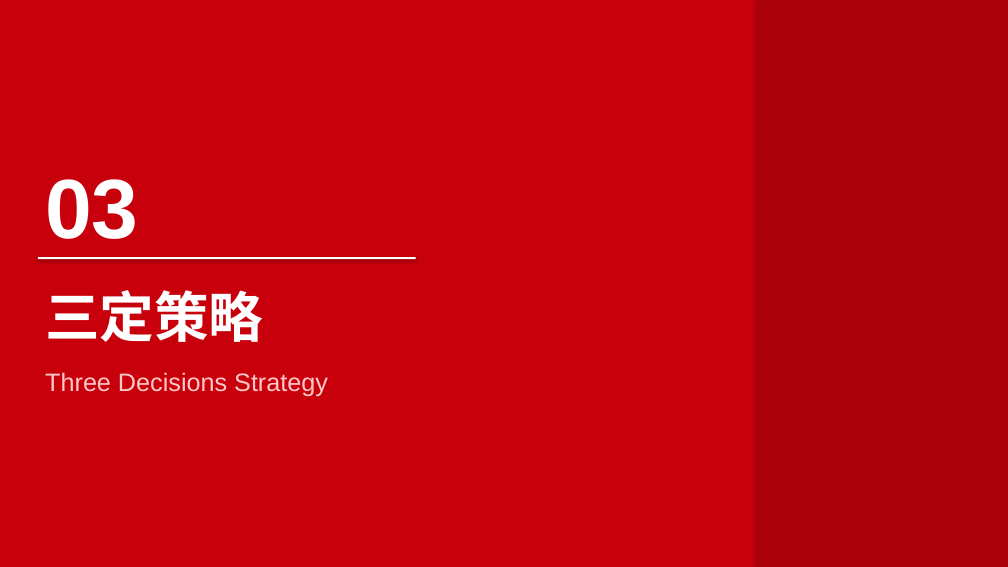
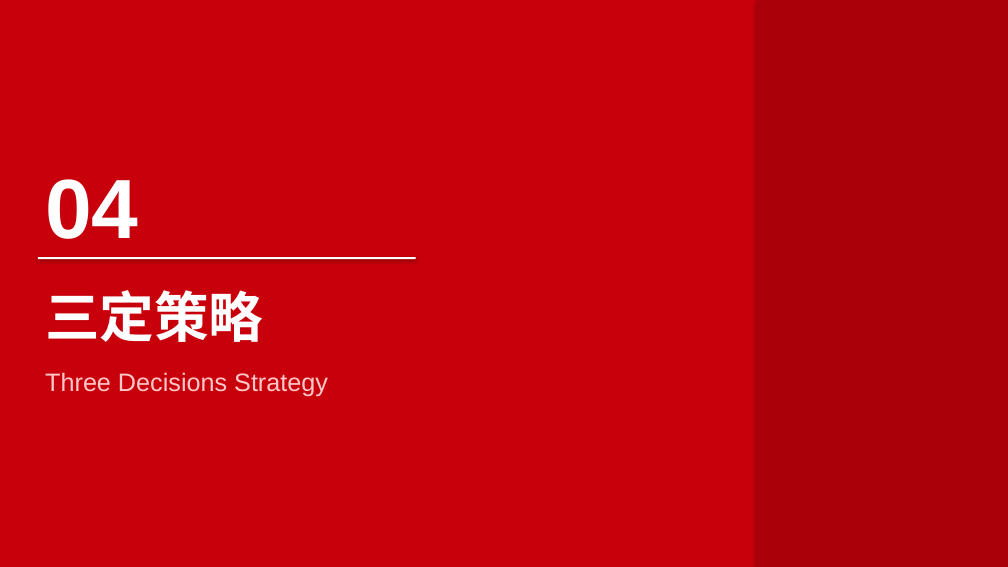
Before and after one commit to mypinseeker/BLM-Financial-Report-Analysis, a slide deck: slide 32 of data/output/blm_vodafone_germany_q3_fy26.pptx (slide 23 before the commit). Drawn at 1008x567 pixels with LibreOffice and Linux fonts; fonts in the diff are those of the drawing. Boxes give left, top, right and bottom in pixels: in the first picture for what was removed or moved away, otherwise in the second. Text is boxed around its words. In the diff, an @@ line names an element or a change of style, - is before the commit and + after.

```diff
--- a/data/output/blm_vodafone_germany_q3_fy26.pptx
+++ b/data/output/blm_vodafone_germany_q3_fy26.pptx
@@ text at box(45, 179, 138, 239): text changed @@
-03
+04
```
Also in this commit, not shown: 6 other slides changed, 9 slides added, 4 other files.
